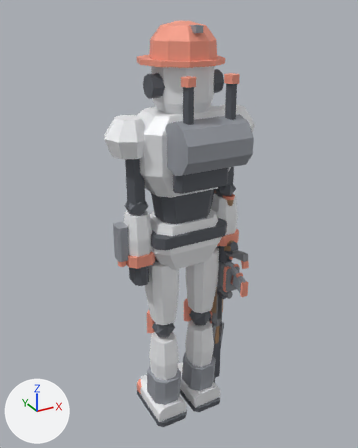
What one commit did to the glTF model game/player/robot/rivet.glb.
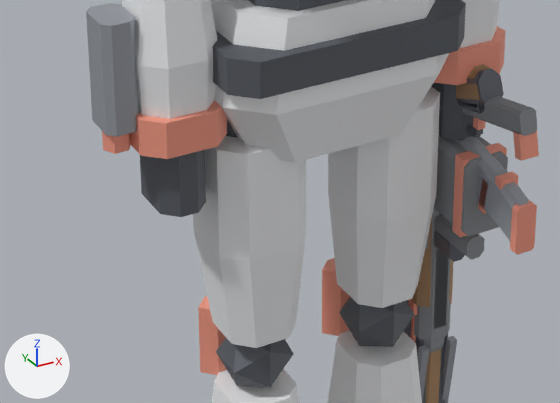
Each version appears first whole from a 50 mm lens placed at (-0.971, -1.733, 1.874), pointed at (-0.011, 0.011, 1.002), and next in a close-up on the part from 24% to 71% of the width and 49% to 76% of the height. Every picture has the same lights, and +X, +Y and +Z are marked at lower left. The older version's two pictures come first. Vertices at exactly the same position are counted once.

Objects in the first close-up: 'Rivet'.
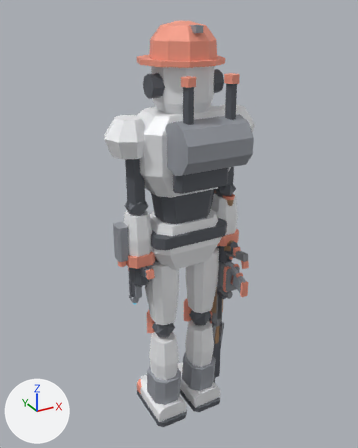
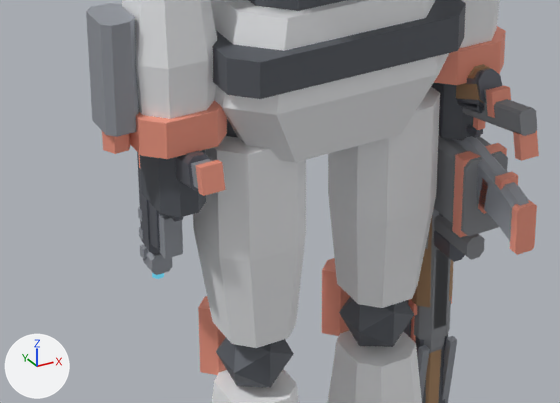
Boxes (x1, y1, x2, y2) around the edits, measured in the close-ups (560 x 403 px):
part 1 of me_rivet, added: after (175, 150, 211, 192)
part 2 of me_rivet, added: after (148, 201, 160, 251)
part 3 of me_rivet, added (mostly hidden): after (169, 215, 183, 222)
part 4 of me_rivet, added: after (137, 152, 160, 255)
part 5 of me_rivet, added: after (159, 214, 183, 259)
part 6 of me_rivet, added: after (138, 207, 143, 221)
part 7 of me_rivet, added: after (139, 226, 144, 241)
part 8 of me_rivet, added: after (140, 244, 149, 259)
part 9 of me_rivet, added: after (143, 252, 173, 275)
part 10 of me_rivet, added (mostly hidden): after (191, 159, 212, 188)
part 11 of me_rivet, added (beige): after (486, 85, 511, 118)
part 12 of me_rivet, added (beige): after (195, 160, 225, 196)
part 13 of me_rivet, added: after (152, 273, 164, 279)

What changed in the scene script:
```text
Change me_rivet:
    remove me_rivet.from_pydata(...)  # 4122 vertices, 7127 faces; spans x -0.34..0.34, y -0.29..0.19, z -0.03..1.83
    add me_rivet.from_pydata(...)  # 4450 vertices, 7663 faces; spans x -0.34..0.34, y -0.29..0.19, z -0.03..1.83
    me_rivet part 1: the loose piece of 16 vertices spanning x 0.2..0.23, y -0.1..0.03, z 0.81..0.89 is copied, and the copy is moved by (-0.43, 0.0, 0.0), in mat_akimbo_gun (grey #73767e); it spans x -0.23..-0.2, y -0.09..0.02, z 0.82..0.88
    me_rivet part 2: the loose piece of 16 vertices spanning x 0.2..0.23, y 0.02..0.05, z 0.68..0.88 is copied, and the copy is moved by (-0.43, 0.0, 0.0), in mat_akimbo_gun (grey #73767e); it spans x -0.23..-0.2, y 0.02..0.05, z 0.69..0.88
    me_rivet part 3: a new loose piece, a box spanning x -0.221..-0.209, y -0.015..0.023, z 0.756..0.766, in mat_akimbo_gun (grey #73767e)
    me_rivet part 4: the loose piece of 24 vertices spanning x 0.19..0.24, y 0.05..0.09, z 0.66..0.89 is copied, and the copy is scaled about its middle by (0.848, 0.905, 0.915), then moved by (-0.43, 0.0, 0.0), in mat_akimbo_gun (grey #73767e); it spans x -0.23..-0.2, y 0.05..0.08, z 0.67..0.89
    me_rivet part 5: a new loose piece, a box spanning x -0.228..-0.202, y 0.005..0.023, z 0.69..0.75, in mat_akimbo_detail (grey #a2a6ad)
    me_rivet part 6: a new loose piece, a box spanning x -0.234..-0.196, y 0.066..0.078, z 0.717..0.733, in mat_akimbo_detail (grey #a2a6ad)
    me_rivet part 7: a new loose piece, a box spanning x -0.234..-0.196, y 0.066..0.078, z 0.687..0.703, in mat_akimbo_detail (grey #a2a6ad)
    me_rivet part 8: a new loose piece, a box spanning x -0.234..-0.196, y 0.066..0.078, z 0.657..0.673, in mat_akimbo_detail (grey #a2a6ad)
    me_rivet part 9: the loose piece of 16 vertices spanning x 0.17..0.19, y 0.06..0.08, z 0.69..0.72 is copied, and the copy is moved by (-0.4, -0.01, -0.05), in mat_akimbo_detail (grey #a2a6ad); it spans x -0.23..-0.2, y 0.05..0.08, z 0.64..0.67
    me_rivet part 10: the loose piece of 8 vertices spanning x 0.2..0.23, y -0.1..0.01, z 0.83..0.88 is copied, and the copy is scaled about its middle by (0.923, 1.19, 0.939), then moved by (-0.43, -0.01, 0.0), in mat_akimbo_detail (grey #a2a6ad); it spans x -0.23..-0.2, y -0.12..0.02, z 0.83..0.88
    me_rivet part 11: the loose piece of 8 vertices spanning x 0.21..0.22, y -0.08..-0.07, z 0.81..0.84 is copied, and the copy is moved by (0.0, -0.04, 0.04), in mat_akimbo_accent (beige #f9a089); it spans x 0.2..0.23, y -0.13..-0.1, z 0.85..0.89
    me_rivet part 12: the loose piece of 8 vertices spanning x 0.21..0.22, y -0.08..-0.07, z 0.81..0.84 is copied, and the copy is moved by (-0.43, -0.04, 0.04), in mat_akimbo_accent (beige #f9a089); it spans x -0.23..-0.2, y -0.13..-0.1, z 0.85..0.89
    me_rivet part 13: a new loose piece, a 6-sided cylinder along z spanning x -0.224..-0.206, y 0.054..0.07, z 0.628..0.648, in mat_akimbo_lens (dark blue #3f5969, glowing cyan #59b3cb)
    other edits to the shape of me_rivet do not show in these pictures
    add me_rivet.materials.append(mat_akimbo_gun)  # grey #73767e
    add me_rivet.materials.append(mat_akimbo_detail)  # grey #a2a6ad
    add me_rivet.materials.append(mat_akimbo_accent)  # beige #f9a089
    add me_rivet.materials.append(mat_akimbo_lens)  # dark blue #3f5969, glowing cyan #59b3cb
```
